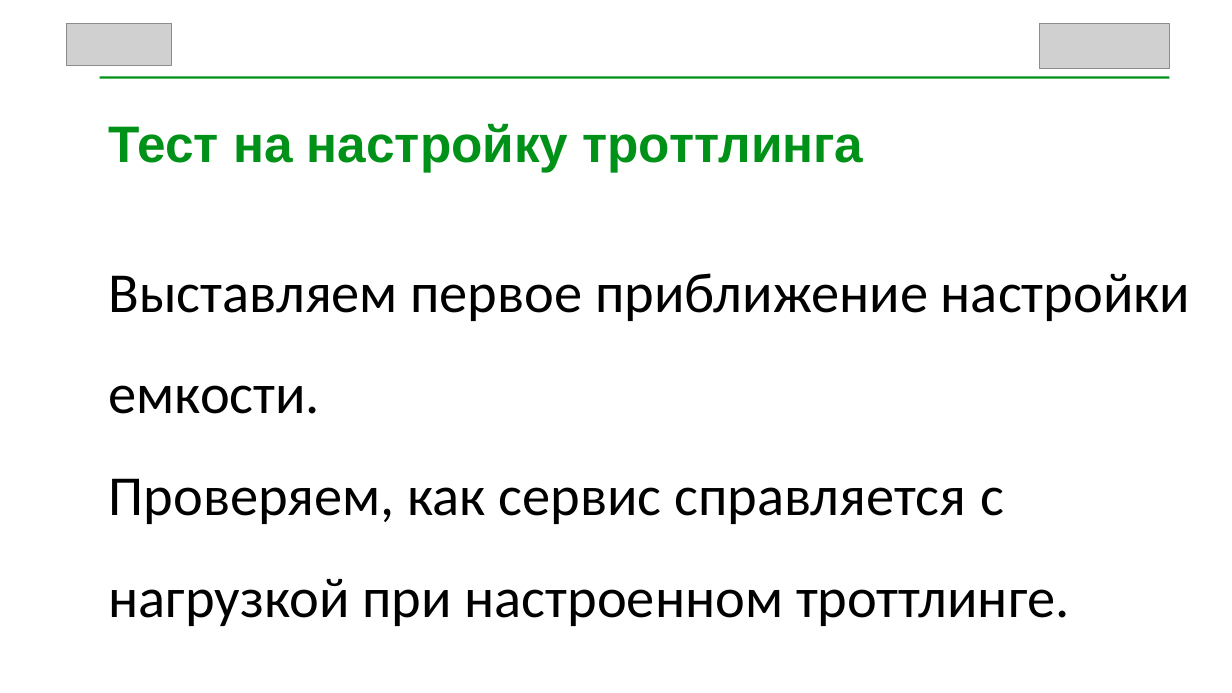
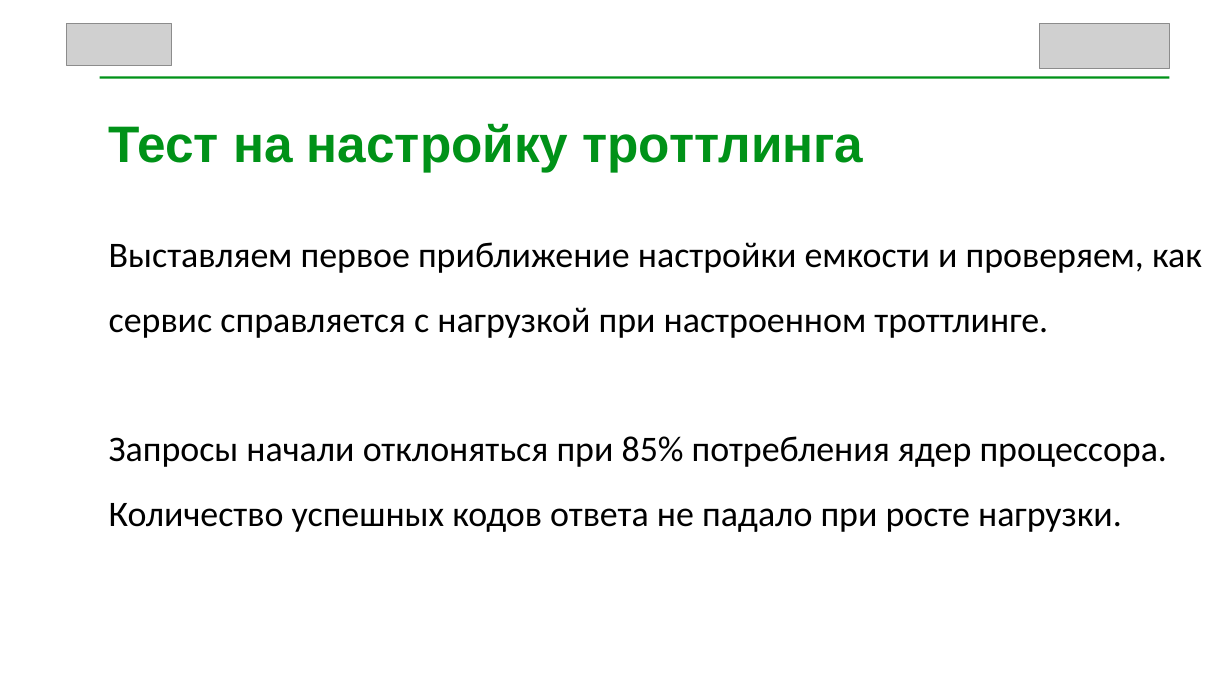
Before and after one commit to SilversShade/diplom-epta, a slide deck: slide 8 of Slides.pptx (slide 14 before the commit). Drawn at 1232x693 pixels with LibreOffice and Linux fonts; fonts in the diff are those of the drawing; grey boxes stand for pictures. Boxes give left, top, right and bottom in pixels: in the first picture for what was removed or moved away, otherwise in the second. Text is boxed around its words. In the diff, an @@ line names an element or a change of style, - is before the commit and + after.

```diff
--- a/Slides.pptx
+++ b/Slides.pptx
@@ text at (x1=109, y1=242, x2=1202, y2=532): text changed; size 44 to 28 pt @@
-Выставляем первое приближение настройки емкости.
-Проверяем, как сервис справляется c
-нагрузкой при настроенном троттлинге.
+Выставляем первое приближение настройки емкости и проверяем, как сервис справляется c нагрузкой при настроенном троттлинге.
+Запросы начали отклоняться при 85% потребления ядер процессора.
+Количество успешных кодов ответа не падало при росте нагрузки.
```
Also in this commit, not shown: 9 other slides changed, 1 slide added, 12 slides removed.
